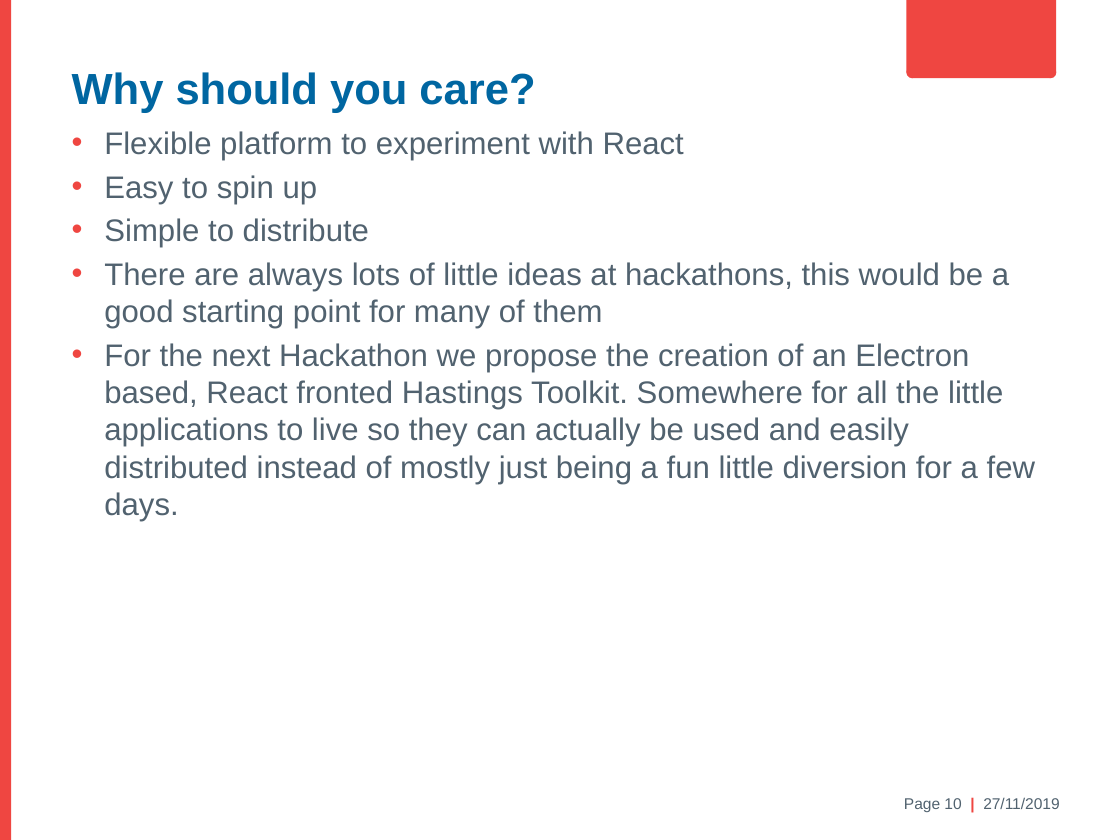
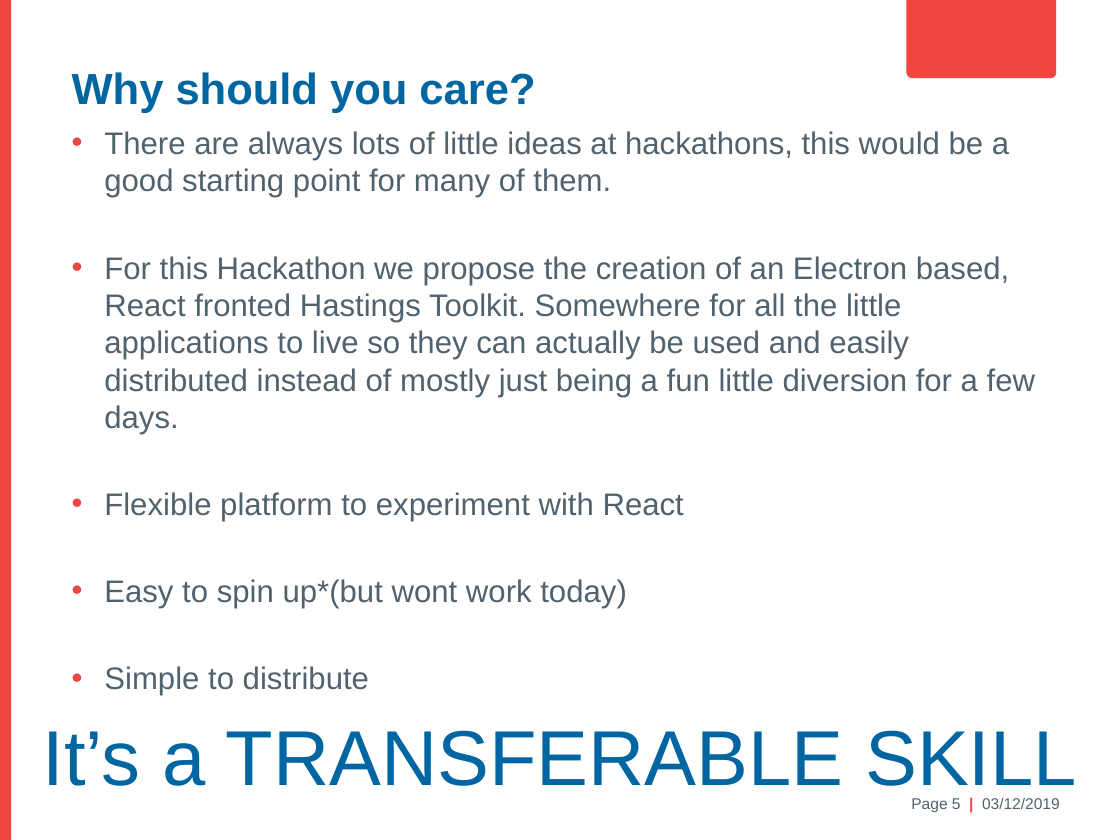
Before and after one commit to antonmaeso/HastingsPier, a slide deck: slide 5 of Electron Brownbag.pptx (slide 10 before the commit). Drawn at 1120x840 pixels with LibreOffice and Linux fonts; fonts in the diff are those of the drawing; background and template pictures are left out. Boxes give left, top, right and bottom in pixels: in the first picture for what was removed or moved away, otherwise in the second. Text is boxed around its words. In the diff, an @@ line names an element or a change of style, - is before the commit and + after.

```diff
--- a/Electron Brownbag.pptx
+++ b/Electron Brownbag.pptx
@@ text at bbox=[104, 131, 1035, 434]: paragraphs added @@
+• There are always lots of little ideas at hackathons, this would be a good starting point for many of them.
+• For this Hackathon we propose the creation of an Electron based, React fronted Hastings Toolkit. Somewhere for all the little applications to live so they can actually be used and easily distributed instead of mostly just being a fun little diversion for a few days.
@@ text at bbox=[104, 262, 1035, 521]: paragraphs removed @@
-• There are always lots of little ideas at hackathons, this would be a good starting point for many of them
-• For the next Hackathon we propose the creation of an Electron based, React fronted Hastings Toolkit. Somewhere for all the little applications to live so they can actually be used and easily distributed instead of mostly just being a fun little diversion for a few days.
@@ text at bbox=[104, 579, 627, 609]: text changed @@
-• Easy to spin up
+• Easy to spin up*(but wont work today)
@@ text added at bbox=[43, 730, 1077, 800], 50 pt, text #0066A1 @@
+It’s a TRANSFERABLE SKILL
@@ text at bbox=[911, 797, 1060, 812]: text changed @@
-Page 10 | 27/11/2019
+Page 5 | 03/12/2019
```
Also in this commit, not shown: 6 other slides changed.
